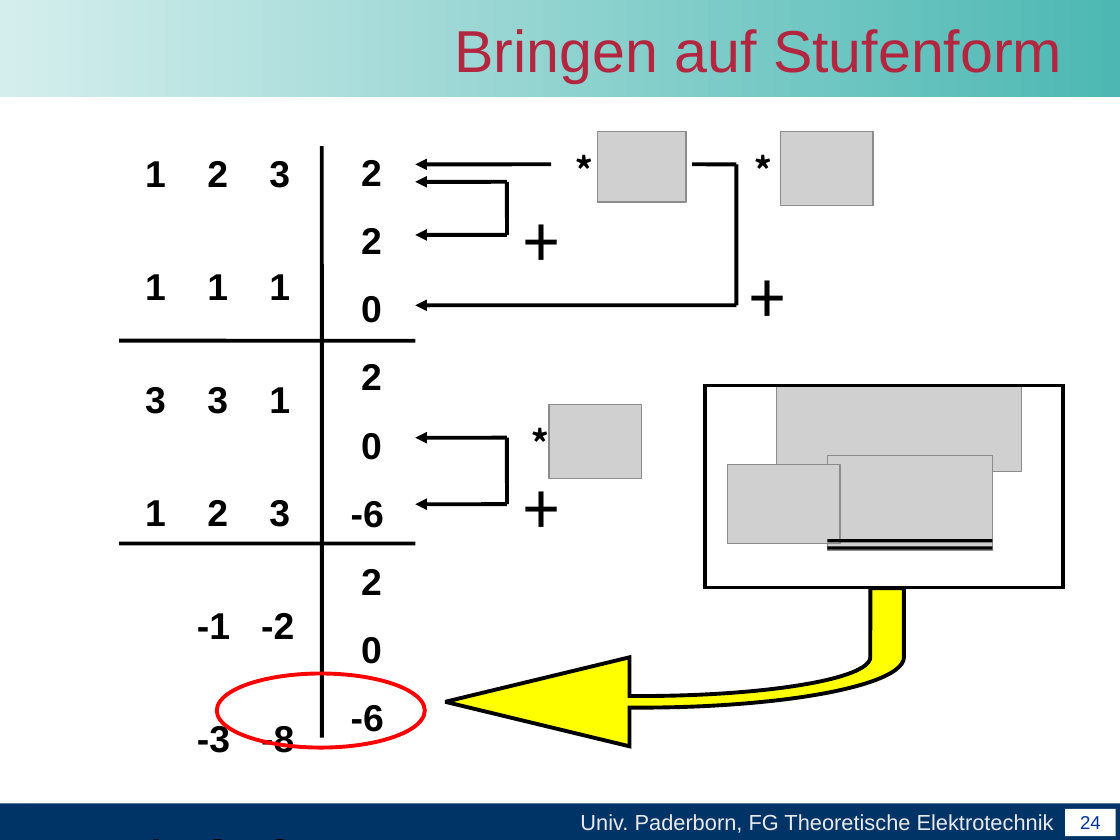
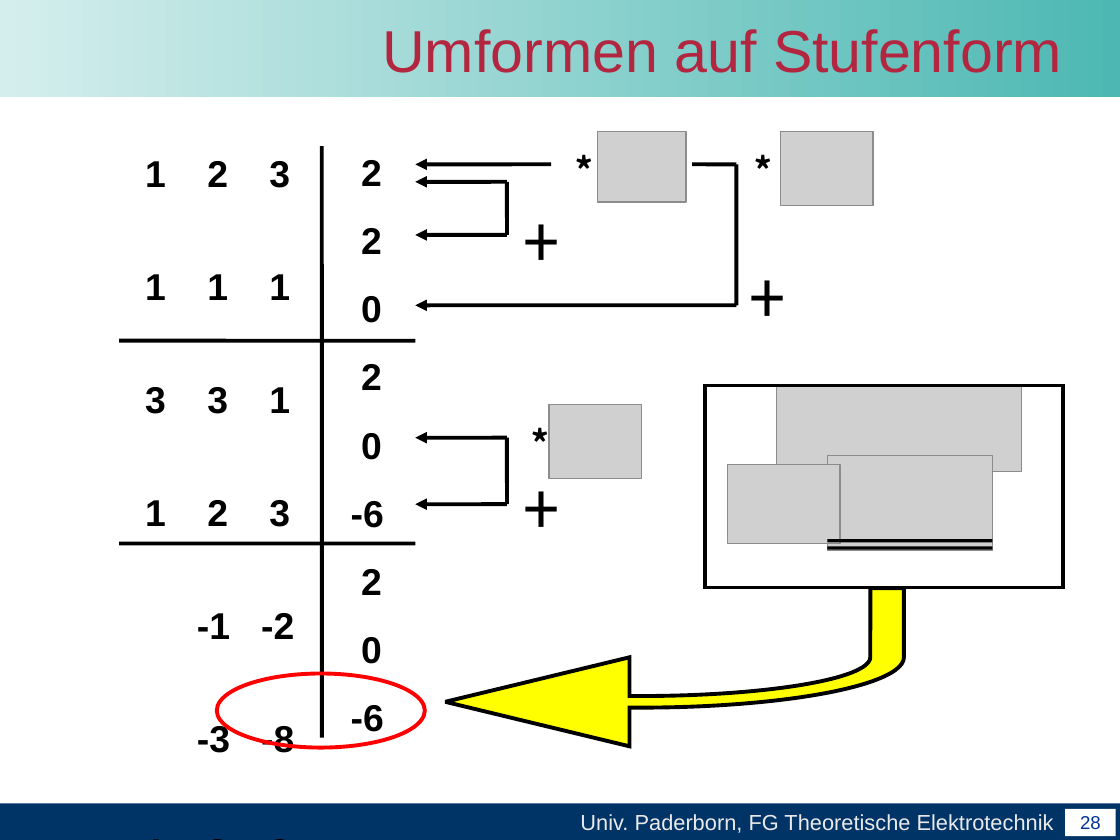
Before and after one commit to unconditional/projektarbeitcuda, a slide deck: slide 28 of Vortrag/Zwischenvortrag der Projektarbeit CUDA.ppt (slide 24 before the commit). Drawn at 1120x840 pixels with LibreOffice and Linux fonts; fonts in the diff are those of the drawing; grey boxes stand for pictures; background and template pictures are left out. Boxes give left, top, right and bottom in pixels: in the first picture for what was removed or moved away, otherwise in the second. Text is boxed around its words. In the diff, an @@ line names an element or a change of style, - is before the commit and + after.

```diff
--- a/Vortrag/Zwischenvortrag der Projektarbeit CUDA.ppt
+++ b/Vortrag/Zwischenvortrag der Projektarbeit CUDA.ppt
@@ title at [382,29,1062,73]: text changed @@
-Bringen auf Stufenform
+Umformen auf Stufenform
@@ page number at [1080,816,1101,829]: text changed @@
-24
+28
```
Also in this commit, not shown: 13 other slides changed, 12 slides added, 2 slides removed.
